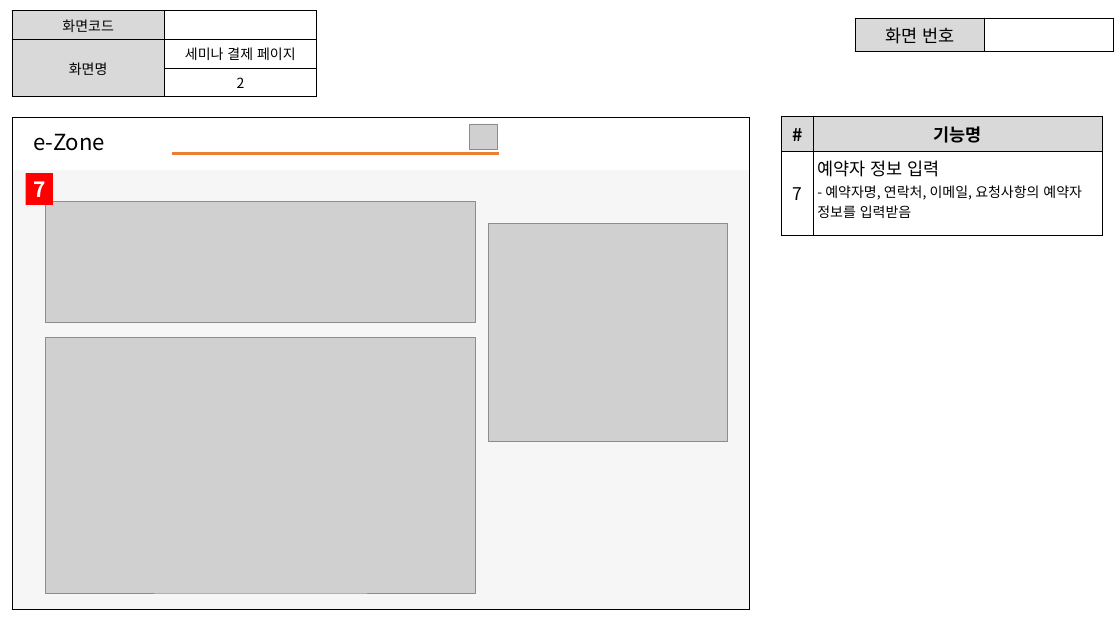
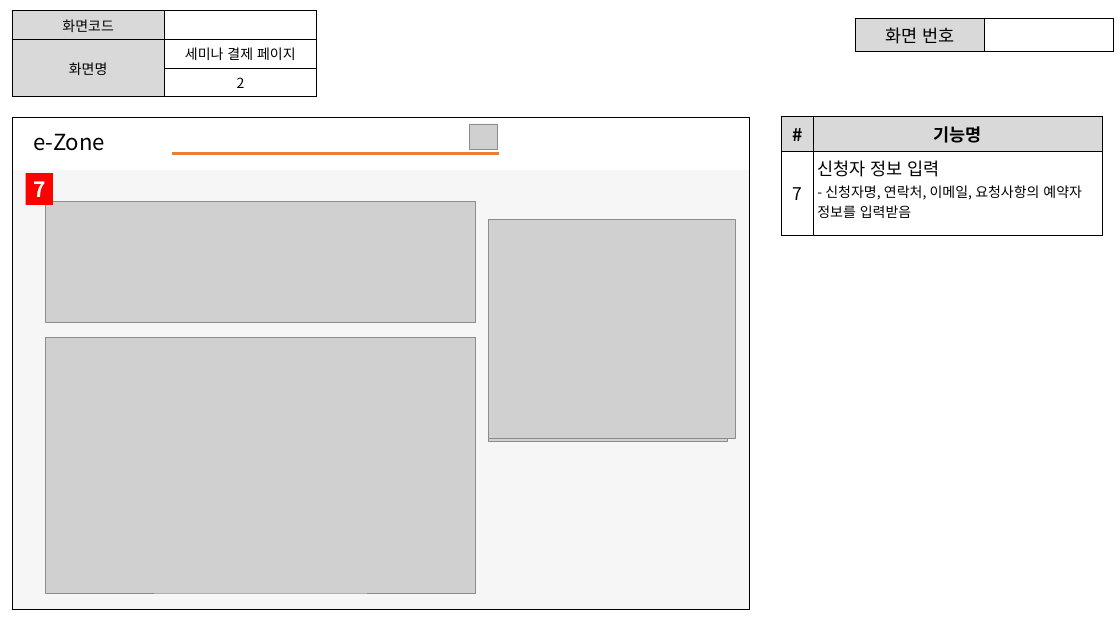
Before and after one commit to ezenteam2/e-Zone, a slide deck: slide 20 of 0 발표용 파워포인트/project05 - 파워포인트 종합 - 서희.pptx (slide 12 before the commit). Drawn at 1120x630 pixels with LibreOffice and Linux fonts; fonts in the diff are those of the drawing; grey boxes stand for pictures; background and template pictures are left out. Boxes give left, top, right and bottom in pixels: in the first picture for what was removed or moved away, otherwise in the second. Text is boxed around its words. In the diff, an @@ line names an element or a change of style, - is before the commit and + after.

```diff
--- a/0 발표용 파워포인트/project05 - 파워포인트 종합 - 서희.pptx
+++ b/0 발표용 파워포인트/project05 - 파워포인트 종합 - 서희.pptx
@@ table at (782,116,1102,235) @@
-row 2, column 2: 예약자 정보 입력 / - 예약자명, 연락처, 이메일, 요청사항의 예약자 정보를 입력받음
+row 2, column 2: 신청자 정보 입력 / - 신청자명, 연락처, 이메일, 요청사항의 예약자 정보를 입력받음
@@ picture added at (489,220,736,439) @@
```
Also in this commit, not shown: 11 other slides changed, 12 slides added.
